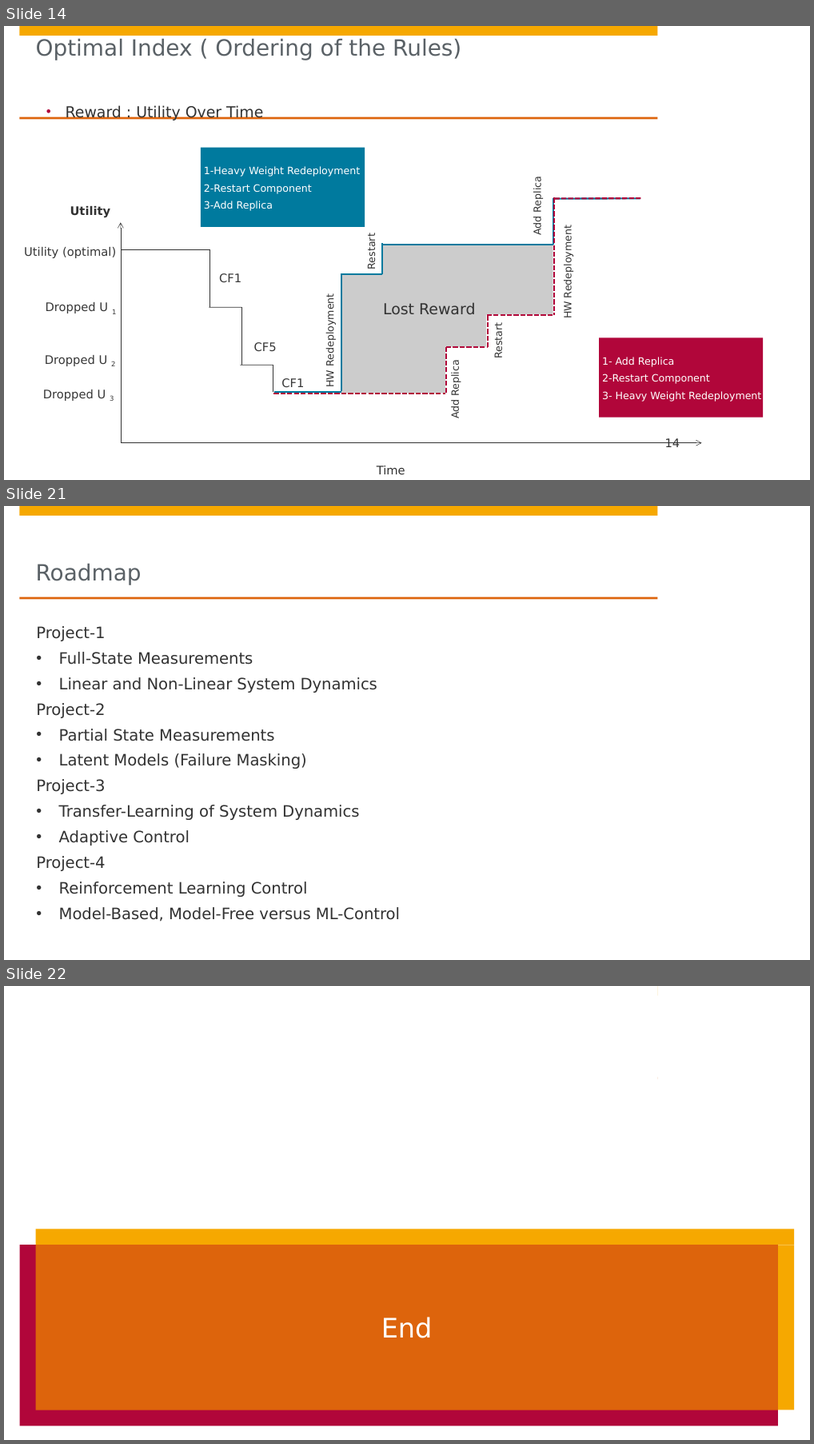
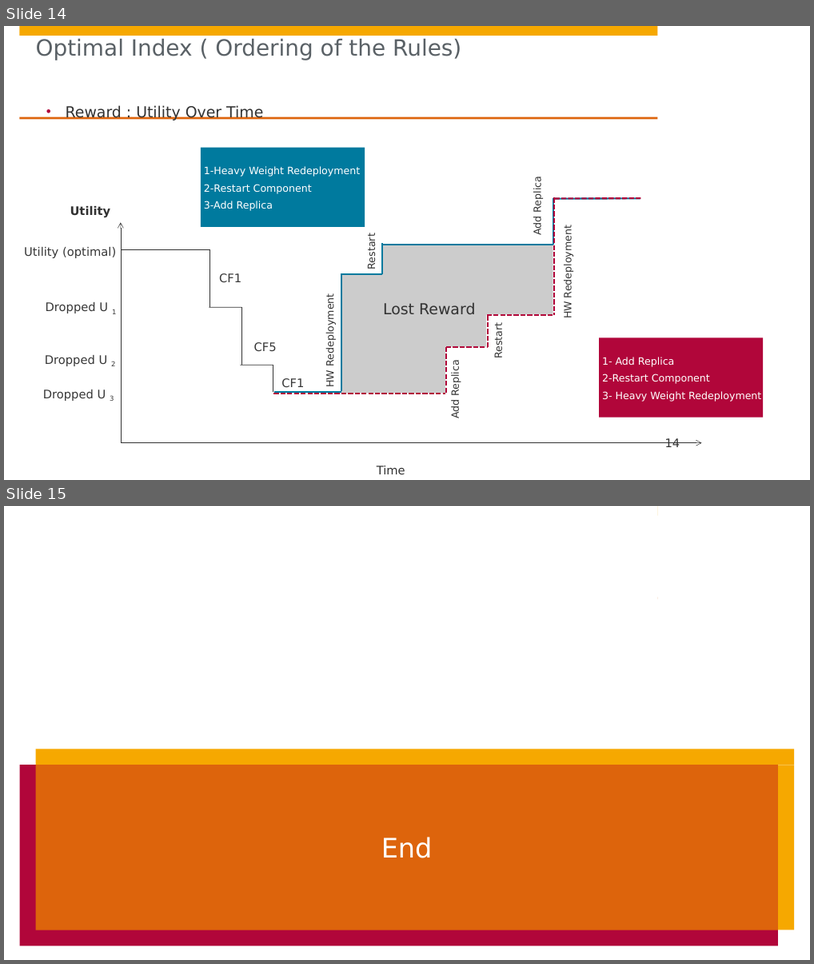
Before and after one commit to Phimanu/MachineLearningControl, a slide deck: requirements/P1. (Full-Measurement States) System Identification and Control Synthesis.pptx. Shown one above the other, each under a label of ours: slides 14, 21 and 22 before the commit, slides 14 and 15 after it; the slides between them are not shown. The pictures are 814x1444 and 814x964 pixels, drawn with LibreOffice and Linux fonts; fonts in the diff are those of the drawing; background and template pictures are left out. Boxes give left, top, right and bottom in pixels: in the first picture for what was removed or moved away, otherwise in the second. Text is boxed around its words. In the diff, an @@ line names an element or a change of style, - is before the commit and + after.

```diff
--- a/requirements/P1. (Full-Measurement States) System Identification and Control Synthesis.pptx
+++ b/requirements/P1. (Full-Measurement States) System Identification and Control Synthesis.pptx
@@ slide 21 removed at box(4, 506, 810, 960), background #FFFFFF; not listed: 3 template elements that a slide beside it also shows @@
@@ title removed at box(36, 564, 142, 585) @@
-Roadmap
@@ text removed at box(36, 626, 400, 921) @@
-Project-1
-• Full-State Measurements
-• Linear and Non-Linear System Dynamics
-Project-2
-• Partial State Measurements
-• Latent Models (Failure Masking)
-Project-3
-• Transfer-Learning of System Dynamics
-• Adaptive Control
-Project-4
-• Reinforcement Learning Control
-• Model-Based, Model-Free versus ML-Control
@@ what was slide 22 is now slide 15 @@
```
Also in this commit, not shown: 6 other slides removed.
